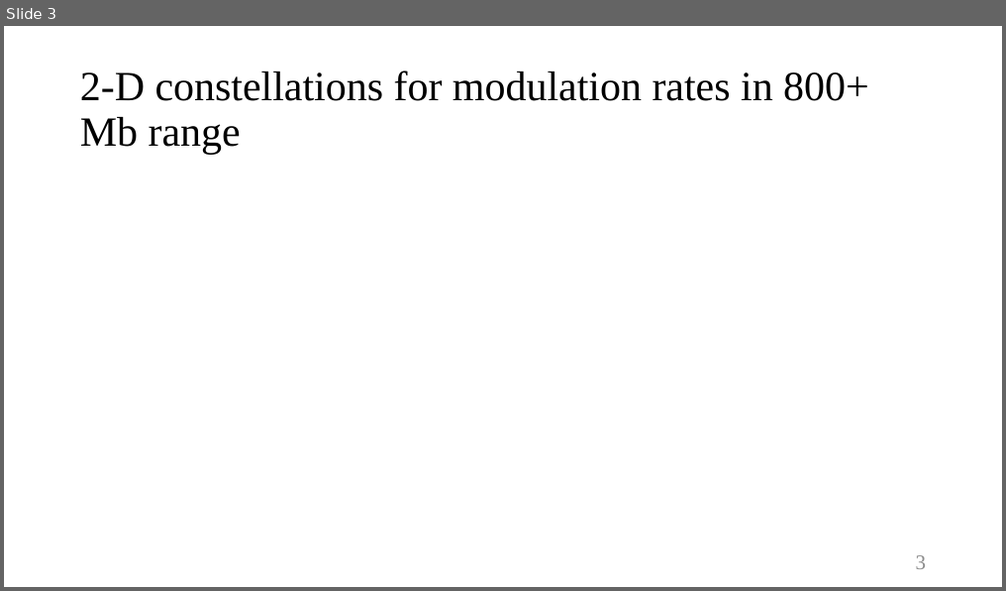
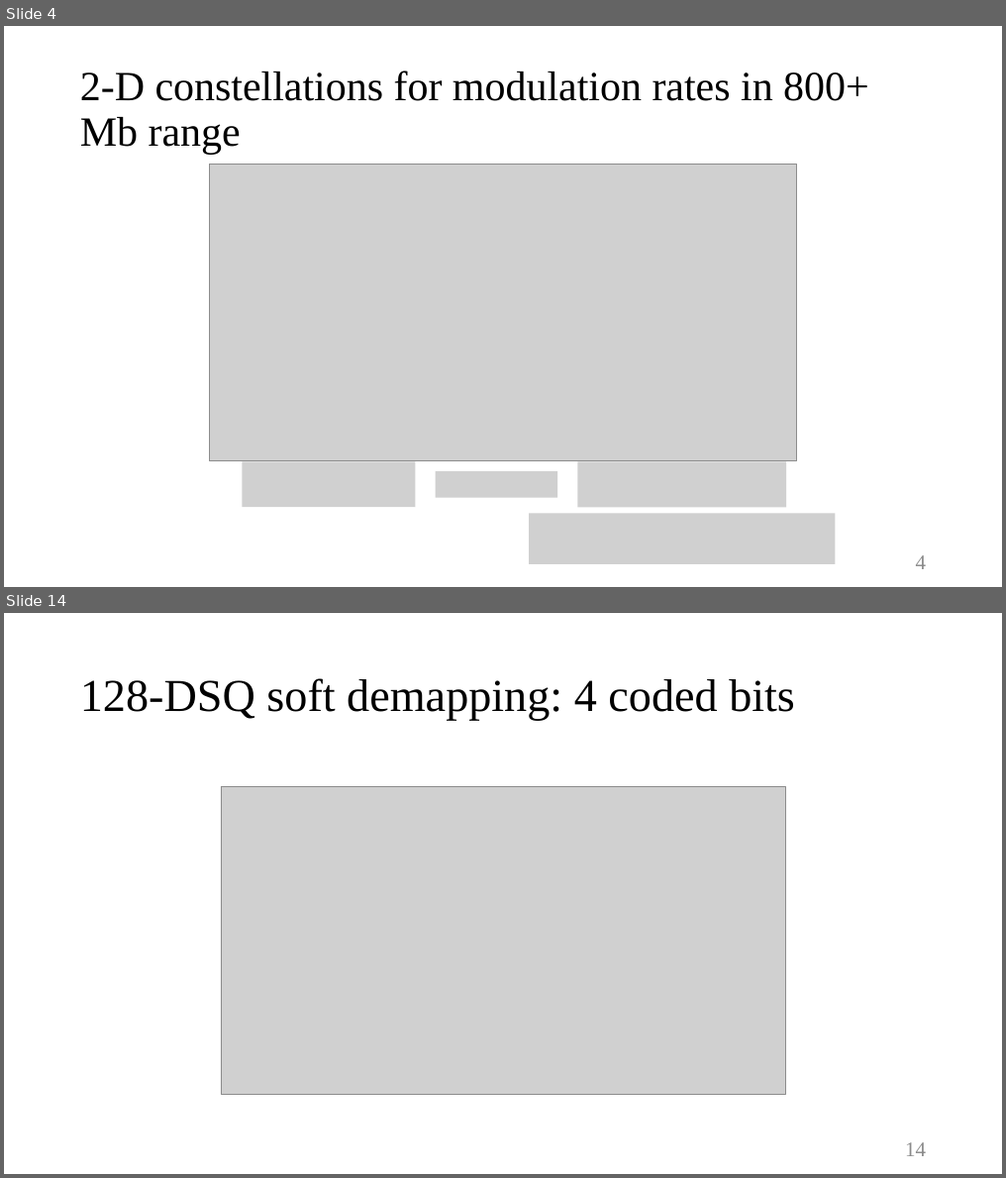
Before and after one commit to Freddy0406/128DSQ, a slide deck: 10GBASE-T Coding and Modulation.pptx. Shown one above the other, each under a label of ours: slide 3 before the commit, slides 4 and 14 after it; the slides between them are not shown. The pictures are 1006x591 and 1006x1178 pixels, drawn with LibreOffice and Linux fonts; fonts in the diff are those of the drawing; grey boxes stand for pictures. Boxes give left, top, right and bottom in pixels: in the first picture for what was removed or moved away, otherwise in the second. Text is boxed around its words. In the diff, an @@ line names an element or a change of style, - is before the commit and + after.

```diff
--- a/10GBASE-T Coding and Modulation.pptx
+++ b/10GBASE-T Coding and Modulation.pptx
@@ slide 14 added at box(4, 613, 1002, 1174), background #FFFFFF @@
@@ title added at box(80, 678, 795, 721), 44 pt, text #000000 @@
+128-DSQ soft demapping: 4 coded bits
@@ picture added at box(221, 786, 785, 1095) @@
@@ page number added at box(905, 1143, 926, 1157), 20 pt, text #8C8C8C @@
+14
@@ what was slide 3 is now slide 4 @@
@@ slide 4 changed as well @@
@@ picture added at box(209, 165, 797, 462) @@
@@ picture added at box(242, 463, 416, 508) @@
@@ picture added at box(577, 463, 786, 508) @@
@@ picture added at box(436, 472, 558, 498) @@
@@ picture added at box(529, 513, 835, 565) @@
@@ page number at box(916, 556, 927, 570): text changed @@
-3
+4
```
Also in this commit, not shown: 1 other slide changed, 13 other slides added, 6 other files.
